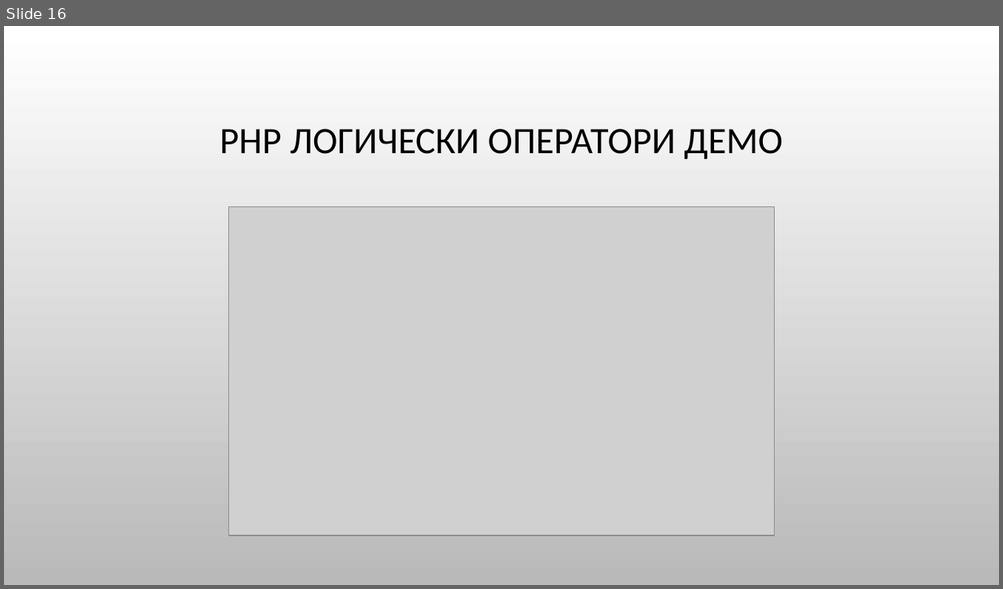
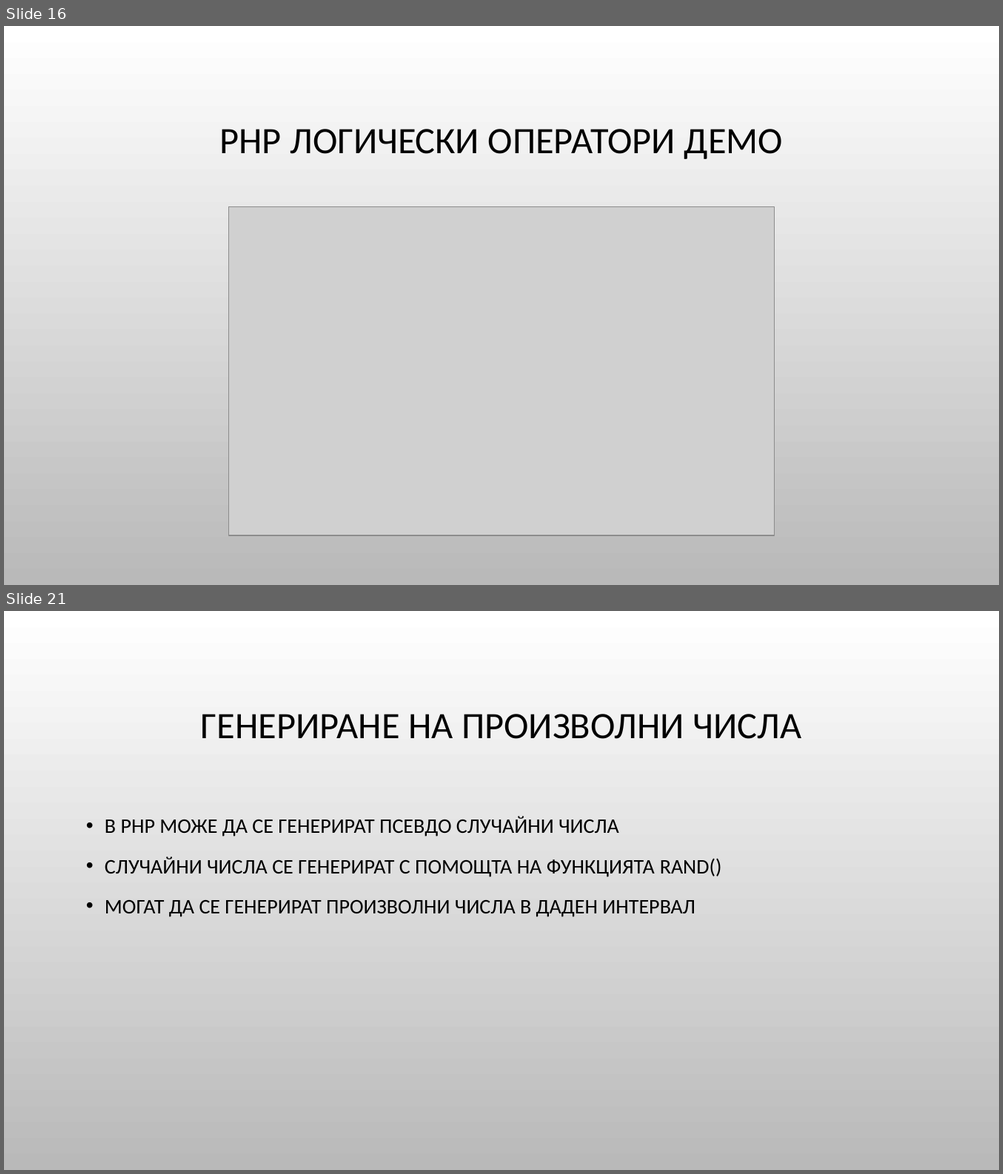
Before and after one commit to Bilyukov/php-mysql-course, a slide deck: 04.php-basics.pptx. Shown one above the other, each under a label of ours: slide 16 before the commit, slides 16 and 21 after it; the slides between them are not shown. The pictures are 1003x589 and 1003x1174 pixels, drawn with LibreOffice and Linux fonts; fonts in the diff are those of the drawing; grey boxes stand for pictures; background and template pictures are left out. Boxes give left, top, right and bottom in pixels: in the first picture for what was removed or moved away, otherwise in the second. Text is boxed around its words. In the diff, an @@ line names an element or a change of style, - is before the commit and + after.

```diff
--- a/04.php-basics.pptx
+++ b/04.php-basics.pptx
@@ slide 21 added at box(4, 611, 999, 1170), background picture (left out) @@
@@ title added at box(201, 714, 801, 739), 36 pt, text #000000 @@
+ГЕНЕРИРАНЕ НА ПРОИЗВОЛНИ ЧИСЛА
@@ text added at box(105, 816, 722, 917), 20 pt, text #000000 @@
+• В PHP МОЖЕ ДА СЕ ГЕНЕРИРАТ ПСЕВДО СЛУЧАЙНИ ЧИСЛА
+• СЛУЧАЙНИ ЧИСЛА СЕ ГЕНЕРИРАТ С ПОМОЩТА НА ФУНКЦИЯТА RAND()
+• МОГАТ ДА СЕ ГЕНЕРИРАТ ПРОИЗВОЛНИ ЧИСЛА В ДАДЕН ИНТЕРВАЛ
```
Also in this commit, not shown: 9 other slides added, 2 slides removed, 8 other files.
